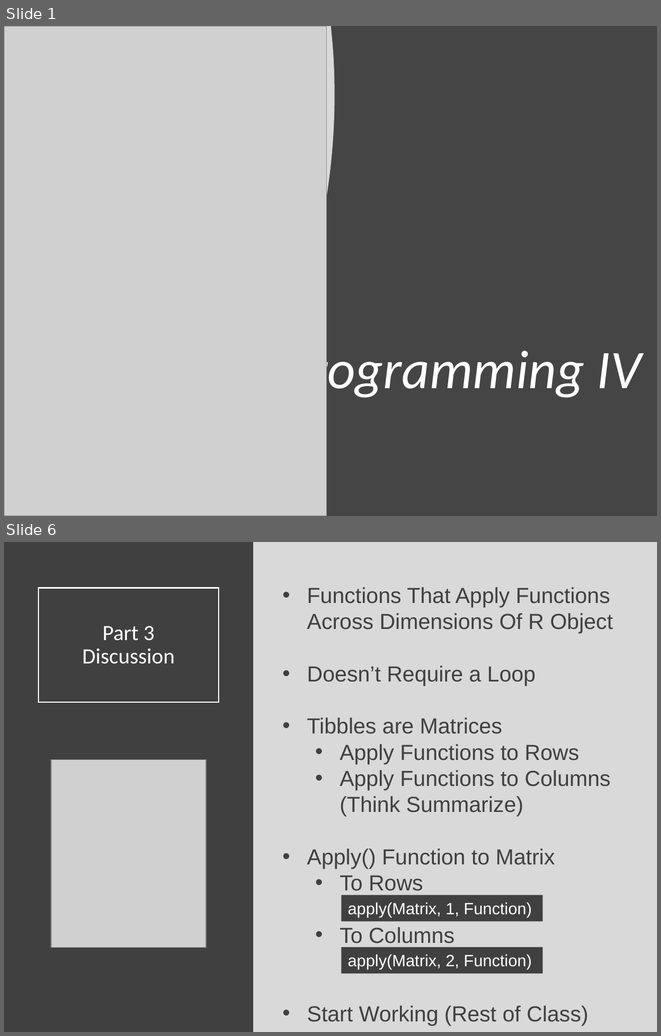
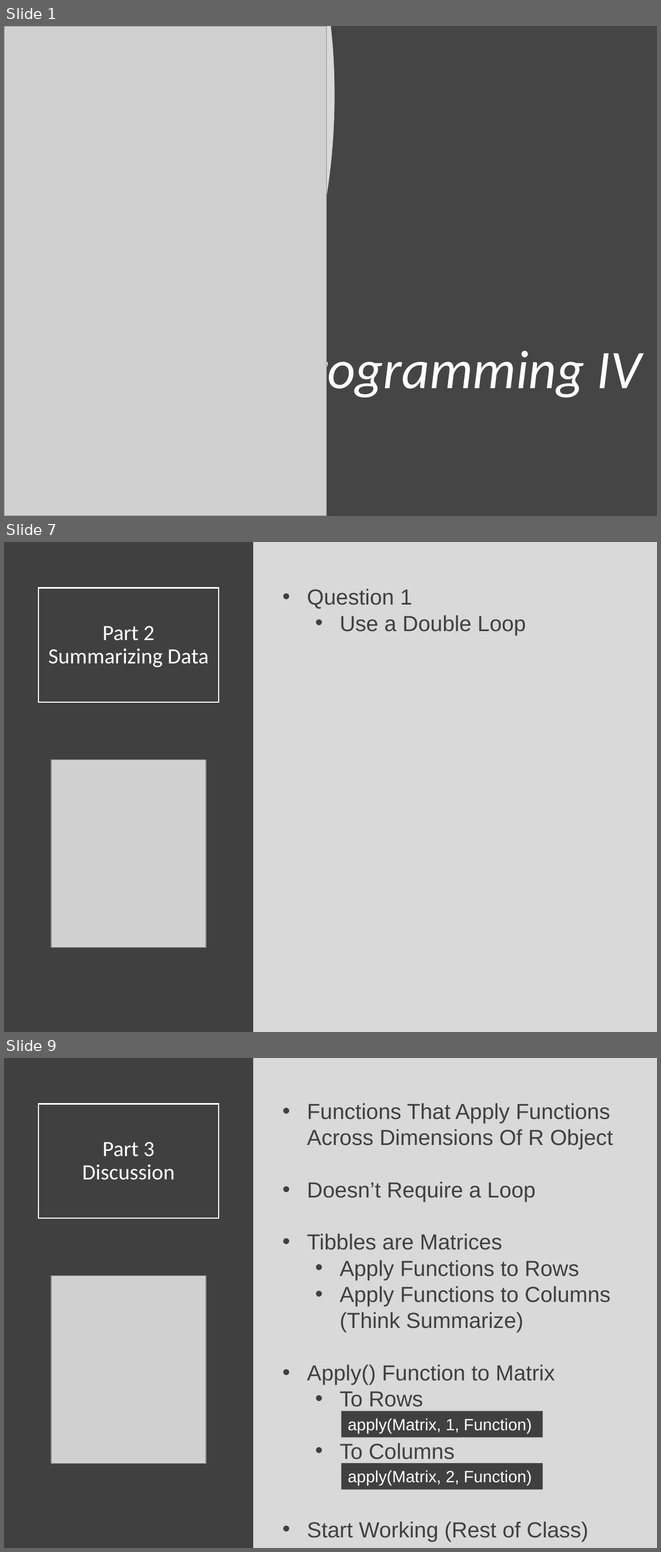
Before and after one commit to SuperMarioGiacomazzo/STOR320_WEBSITE, a slide deck: Lecture/Programming 4/Programming_4_Lecture.pptx. Shown one above the other, each under a label of ours: slides 1 and 6 before the commit, slides 1, 7 and 9 after it; the slides between them are not shown. The pictures are 661x1036 and 661x1552 pixels, drawn with LibreOffice and Linux fonts; fonts in the diff are those of the drawing; grey boxes stand for pictures. Boxes give left, top, right and bottom in pixels: in the first picture for what was removed or moved away, otherwise in the second. Text is boxed around its words. In the diff, an @@ line names an element or a change of style, - is before the commit and + after.

```diff
--- a/Lecture/Programming 4/Programming_4_Lecture.pptx
+++ b/Lecture/Programming 4/Programming_4_Lecture.pptx
@@ slide 7 added at [4, 542, 657, 1032], background #D9D9D9 @@
@@ rectangle added at [4, 542, 254, 1032], fill #404040 @@
@@ title added at [38, 588, 219, 702], outline #FFFFFF 1.5 pt, 24 pt, text #FFFFFF @@
+Part 2
+Summarizing Data
@@ text added at [307, 589, 526, 635], 24 pt, text #404040 @@
+• Question 1
+  • Use a Double Loop
@@ picture added at [51, 759, 206, 947] @@
@@ what was slide 6 is now slide 9 @@
```
Also in this commit, not shown: 3 slides changed, 3 other slides added, 1 slide removed, 2 other files.
